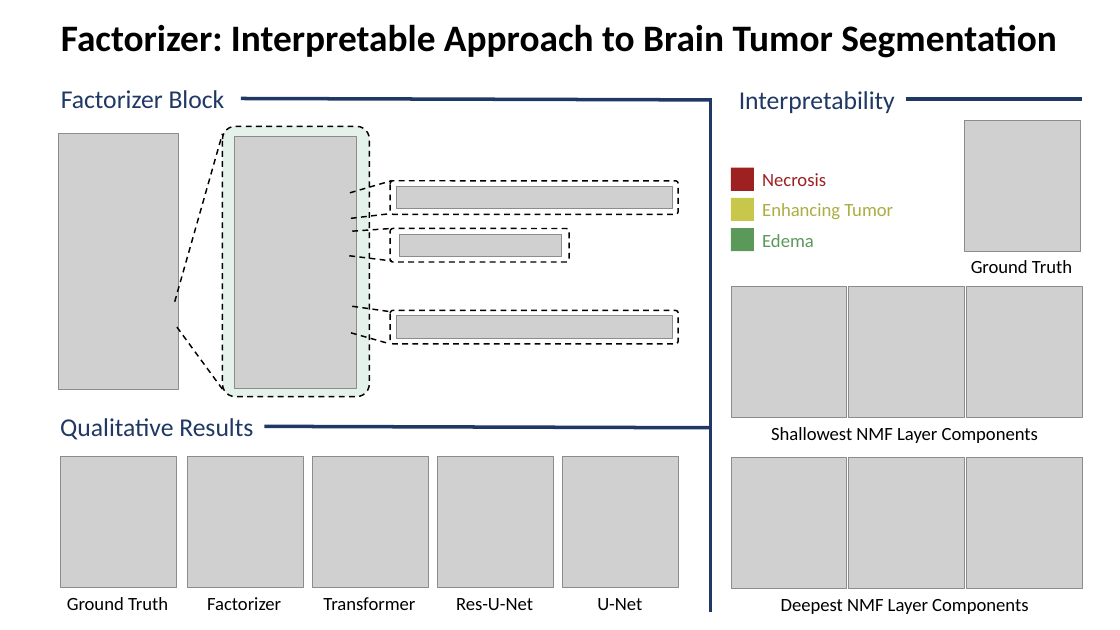
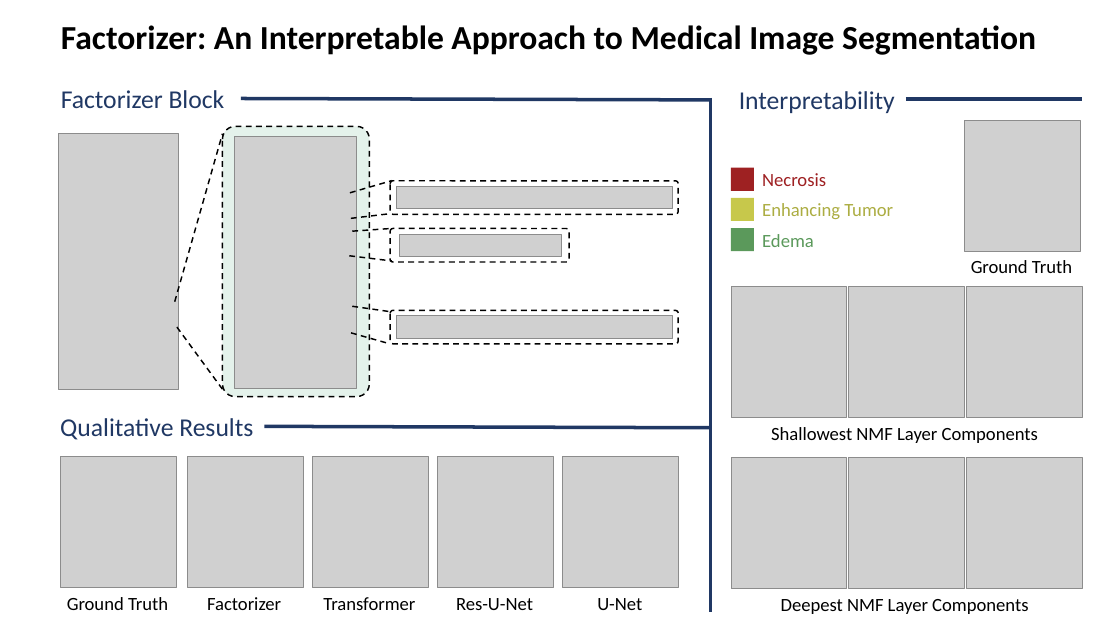
Before and after one commit to pashtari/factorizer, a slide deck: slide 1 of figures/factorizer_overview.pptx. Drawn at 1120x630 pixels with LibreOffice and Linux fonts; fonts in the diff are those of the drawing; grey boxes stand for pictures. Boxes give left, top, right and bottom in pixels: in the first picture for what was removed or moved away, otherwise in the second. Text is boxed around its words. In the diff, an @@ line names an element or a change of style, - is before the commit and + after.

```diff
--- a/figures/factorizer_overview.pptx
+++ b/figures/factorizer_overview.pptx
@@ title at (x1=61, y1=25, x2=1036, y2=55): text changed; size 32 to 28.8 pt @@
-Factorizer: Interpretable Approach to Brain Tumor Segmentation
+Factorizer: An Interpretable Approach to Medical Image Segmentation
```
Also in this commit, not shown: 1 other slide changed, 1 slide added, 6 other files.
